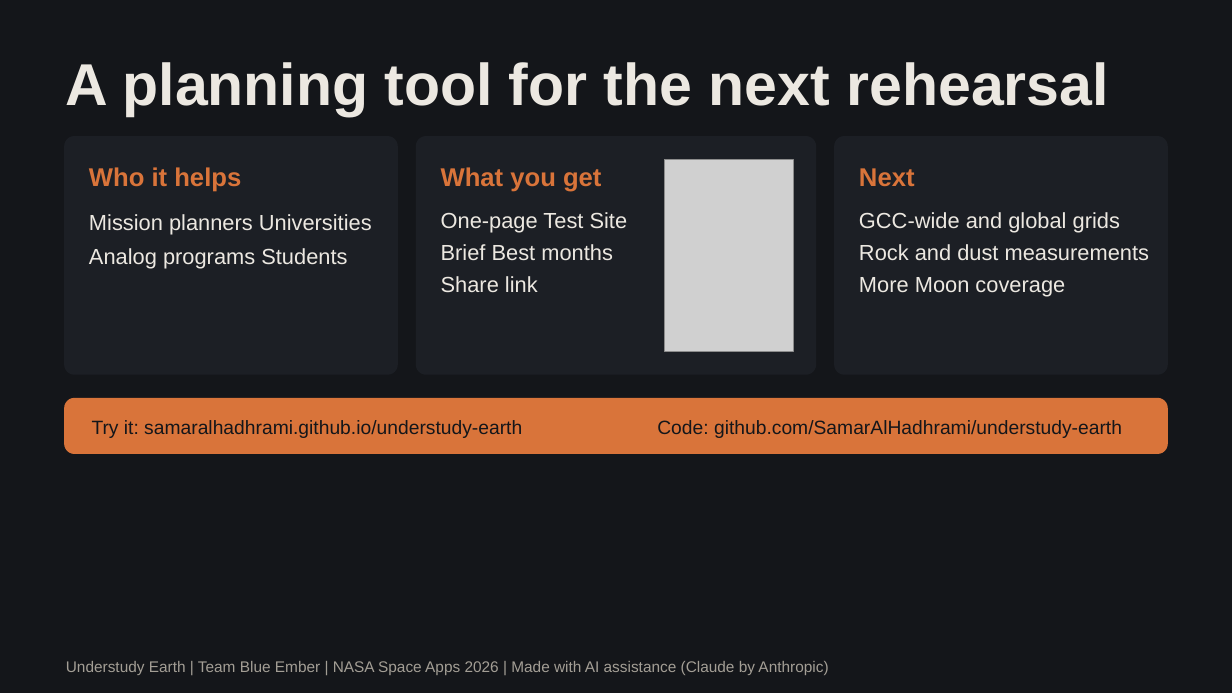
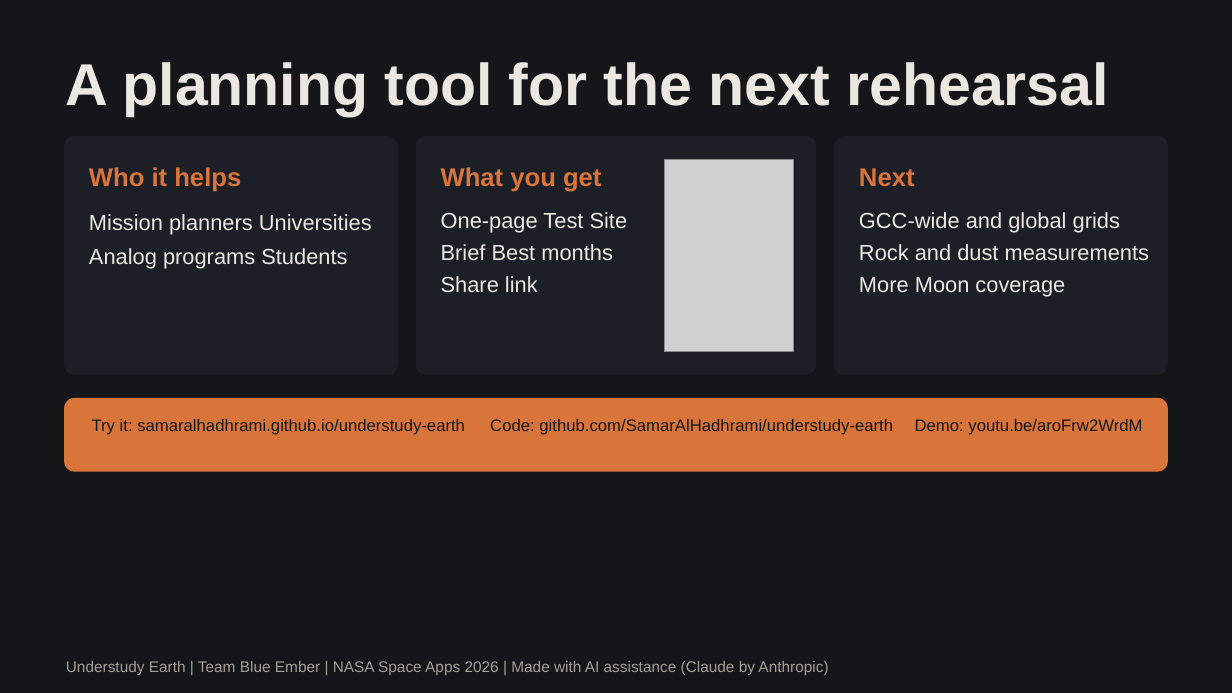
Before and after one commit to SamarAlHadhrami/understudy-earth, a slide deck: slide 7 of docs/Understudy-Earth-deck.pptx. Drawn at 1232x693 pixels with LibreOffice and Linux fonts; fonts in the diff are those of the drawing; grey boxes stand for pictures. Boxes give left, top, right and bottom in pixels: in the first picture for what was removed or moved away, otherwise in the second. Text is boxed around its words. In the diff, an @@ line names an element or a change of style, - is before the commit and + after.

```diff
--- a/docs/Understudy-Earth-deck.pptx
+++ b/docs/Understudy-Earth-deck.pptx
@@ rounded rectangle: place and size @@
-rounded rectangle at bbox=[64, 398, 1168, 454]
+rounded rectangle at bbox=[64, 398, 1168, 472]
@@ rounded rectangle at bbox=[64, 398, 1168, 472]: proportions changed @@
@@ text "Try it: samaralhadhrami.github.io/understudy-earth" at bbox=[92, 419, 465, 435]: size 22.5 to 19.5 pt @@
@@ text "Code: github.com/SamarAlHadhrami/understudy-earth" at bbox=[490, 419, 893, 435]: size 22.5 to 19.5 pt @@
@@ text "Code: github.com/SamarAlHadhrami/understudy-earth": place and size @@
-text "Code: github.com/SamarAlHadhrami/understudy-earth" at bbox=[657, 420, 1122, 438]
+text "Code: github.com/SamarAlHadhrami/understudy-earth" at bbox=[490, 419, 893, 435]
@@ text added at bbox=[915, 419, 1142, 435], 19.5 pt, text #14161A @@
+Demo: youtu.be/aroFrw2WrdM
```
Also in this commit, not shown: 1 other slide changed.
